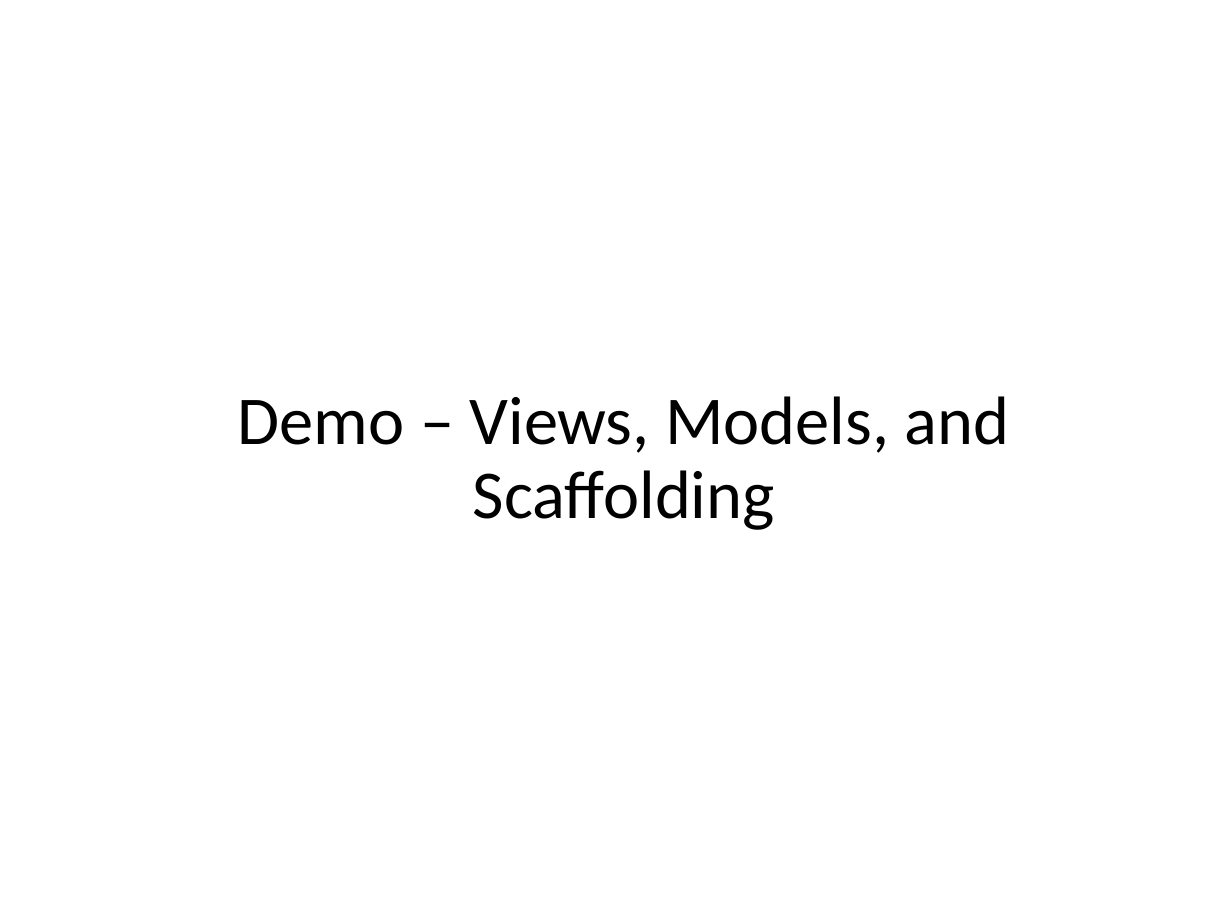
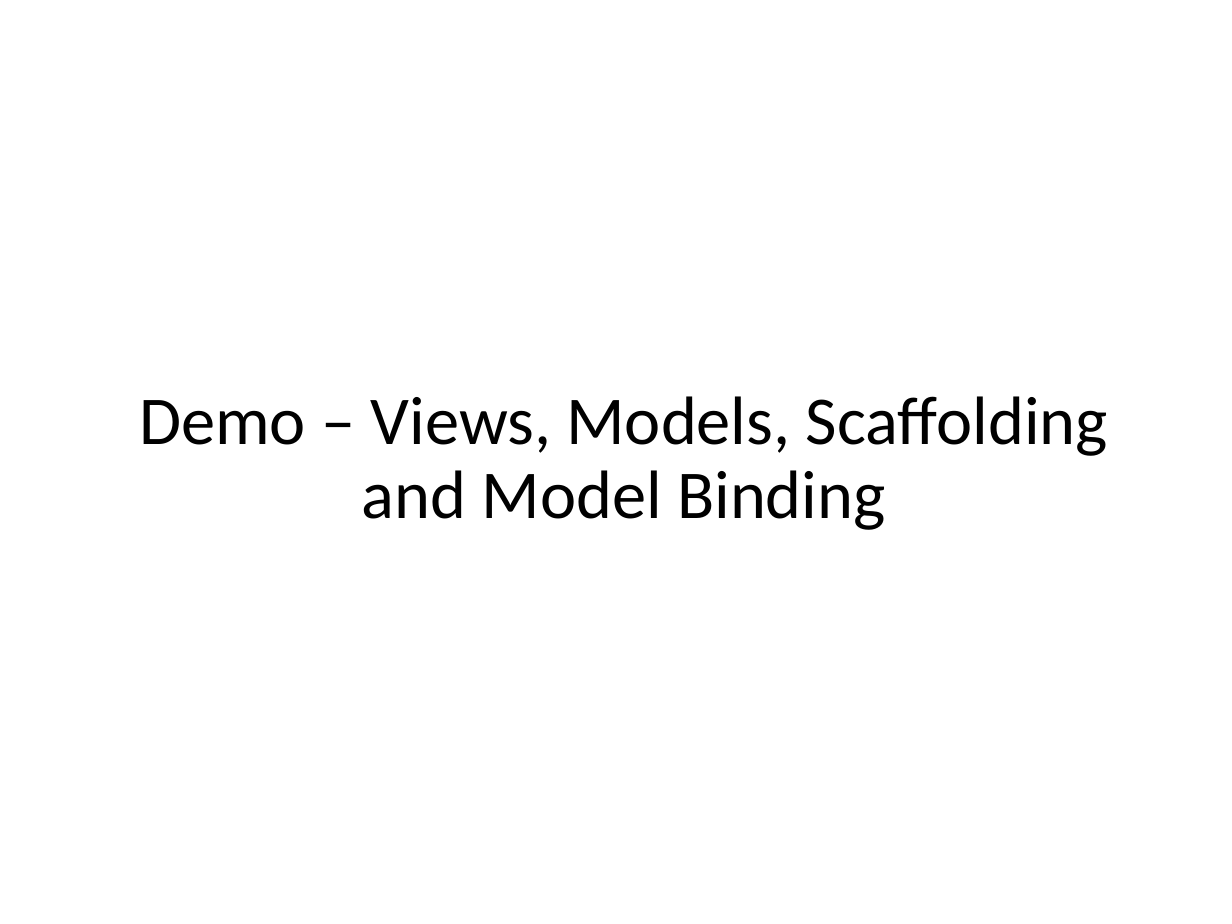
Before and after one commit to VolareSoftware/Presentations, a slide deck: slide 20 of Intro to MVC and Web API - Denver Dev Days/Introduction to MVC and Web API.pptx. Drawn at 1232x924 pixels with LibreOffice and Linux fonts; fonts in the diff are those of the drawing. Boxes give left, top, right and bottom in pixels: in the first picture for what was removed or moved away, otherwise in the second. Text is boxed around its words. In the diff, an @@ line names an element or a change of style, - is before the commit and + after.

```diff
--- a/Intro to MVC and Web API - Denver Dev Days/Introduction to MVC and Web API.pptx
+++ b/Intro to MVC and Web API - Denver Dev Days/Introduction to MVC and Web API.pptx
@@ title at [139, 396, 1108, 530]: text changed @@
-Demo – Views, Models, and Scaffolding
+Demo – Views, Models, Scaffolding and Model Binding
```
Also in this commit, not shown: 7 other slides changed.
